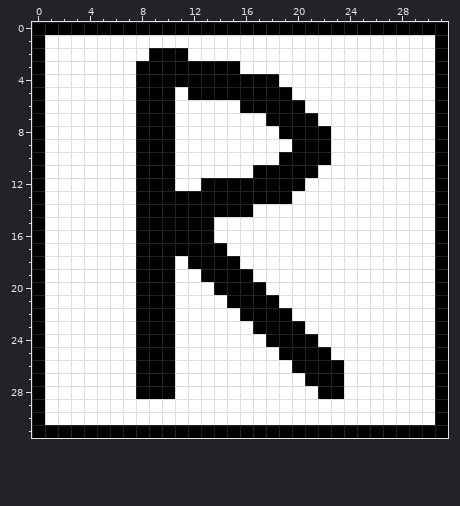
File history of a pixel-art sprite, _sprites/rifleman.png. Above is the file before it was changed.
The file is 32x32 pixels.
Now the later version:
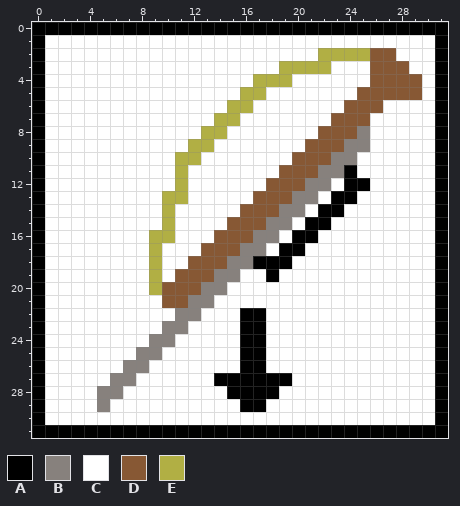
Palette (. is transparent): A #000000  B #87817d  C #ffffff  D #875834  E #b1af44
Changes in this commit:
y 2: x 9..11 AAA -> CCC; x 22..27 CCCCCC -> EEEEDD
y 3: x 8..15 AAAAAAAA -> CCCCCCCC; x 19..22 CCCC -> EEEE; x 26..28 CCC -> DDD
y 4: x 8..19 AAAAAAAAAAAC -> CCCCCCCCCEEE; x 26..29 CCCC -> DDDD
y 5: x 8..10 AAA -> CCC; x 12..19 AAAAAAAA -> CCCCEECC; x 25..29 CCCCC -> DDDDD
y 6: x 8..10 AAA -> CCC; x 15..20 CAAAAA -> EECCCC; x 24..26 CCC -> DDD
y 7: x 8..10 AAA -> CCC; x 14..15 CC -> EE; x 18..21 AAAA -> CCCC; x 23..25 CCC -> DDD
y 8: x 8..10 AAA -> CCC; x 13..14 CC -> EE; x 19..25 AAAACCC -> CCCDDDB
y 9: x 8..10 AAA -> CCC; x 12..13 CC -> EE; x 20..25 AAACCC -> CDDDBB
y 10: x 8..12 AAACC -> CCCEE; x 19..24 AAAACC -> CDDDBB
y 11: x 8..11 AAAC -> CCCE; x 17..24 AAAAACCC -> CCDDDBBA
y 12: x 8..11 AAAC -> CCCE; x 13..22 AAAAAAAACC -> CCCCCDDDBB; x 24..25 CC -> AA
y 13: x 8..21 AAAAAAAAAAAACC -> CCEECCCCCDDDBB; x 23..24 CC -> AA
y 14: x 8..20 AAAAAAAAACCCC -> CCECCCCCDDDBB; x 22..23 CC -> AA
y 15: x 8..13 AAAAAA -> CCECCC; x 15..19 CCCCC -> DDDBB; x 21..22 CC -> AA
y 16: x 8..18 AAAAAACCCCC -> CEECCCDDDBB; x 20..21 CC -> AA
y 17: x 8..17 AAAAAAACCC -> CECCCDDDBB; x 19..20 CC -> AA
y 18: x 8..10 AAA -> CEC; x 12..19 AAAACCCC -> DDDBBAAA
y 19: x 8..16 AAACCAAAA -> CECDDDBBC; x 18 C -> A
y 20: x 8..17 AAACCCAAAA -> CEDDDBBCCC
y 21: x 8..13 AAACCC -> CCDDBB; x 15..18 AAAA -> CCCC
y 22: x 8..12 AAACC -> CCCBB; x 18..19 AA -> CC
y 23: x 8..11 AAAC -> CCBB; x 16 C -> A; x 18..20 AAA -> CCC
y 24: x 8..10 AAA -> CBB; x 16..21 CCAAAA -> AACCCC
y 25: x 8..10 AAA -> BBC; x 16..17 CC -> AA; x 19..22 AAAA -> CCCC
y 26: x 7..10 CAAA -> BBCC; x 16..17 CC -> AA; x 20..23 AAAA -> CCCC
y 27: x 6..10 CCAAA -> BBCCC; x 14..19 CCCCCC -> AAAAAA; x 21..23 AAA -> CCC
y 28: x 5..6 CC -> BB; x 8..10 AAA -> CCC; x 15..18 CCCC -> AAAA; x 22..23 AA -> CC
y 29: x 5 C -> B; x 16..17 CC -> AA
Boxes around the changes in both pictures, in picture pixels (x1, y1, x2, y2):
changed: (97, 48, 422, 412)
